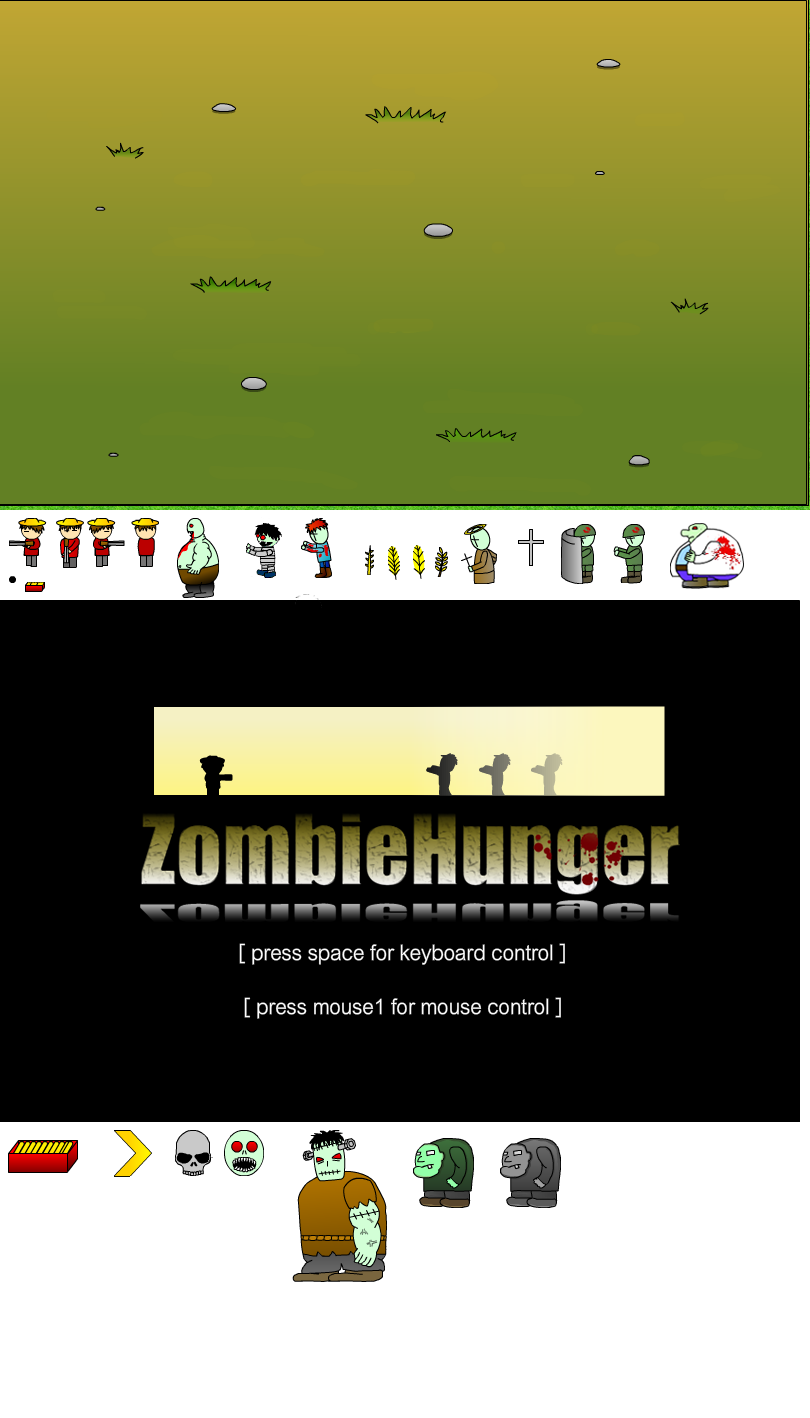
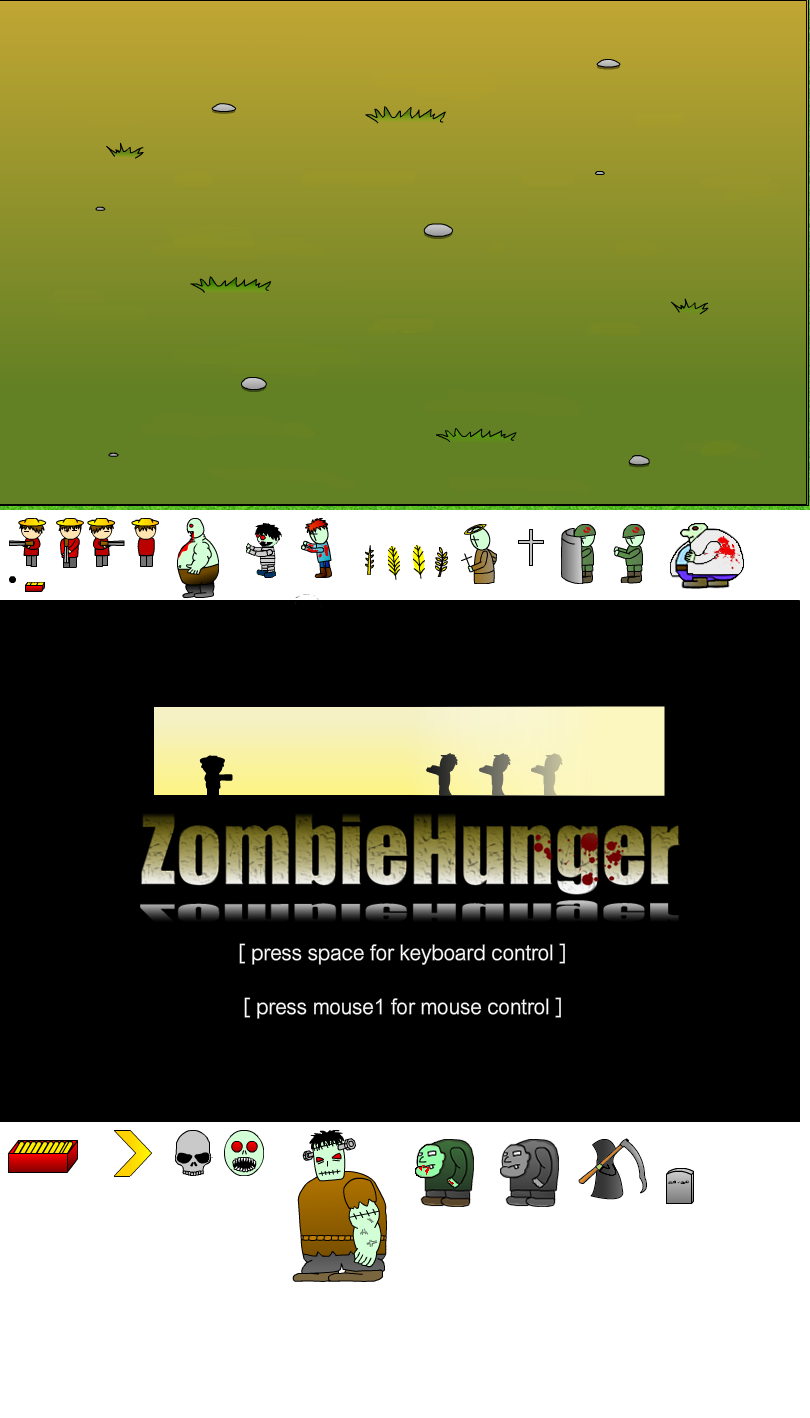
Layered file, before and after one edit (810x1418). Changes by layer:
added layer "scythe" above "grave" over (578, 1138, 647, 1200)
added layer "grave" above "zombiehunger" over (666, 1168, 694, 1204)
painted on "zombie orc1" over (414, 575, 715, 1208)
painted on "zombie orc" over (413, 1138, 474, 1208)
painted on "zombie fat" over (669, 523, 744, 589)
